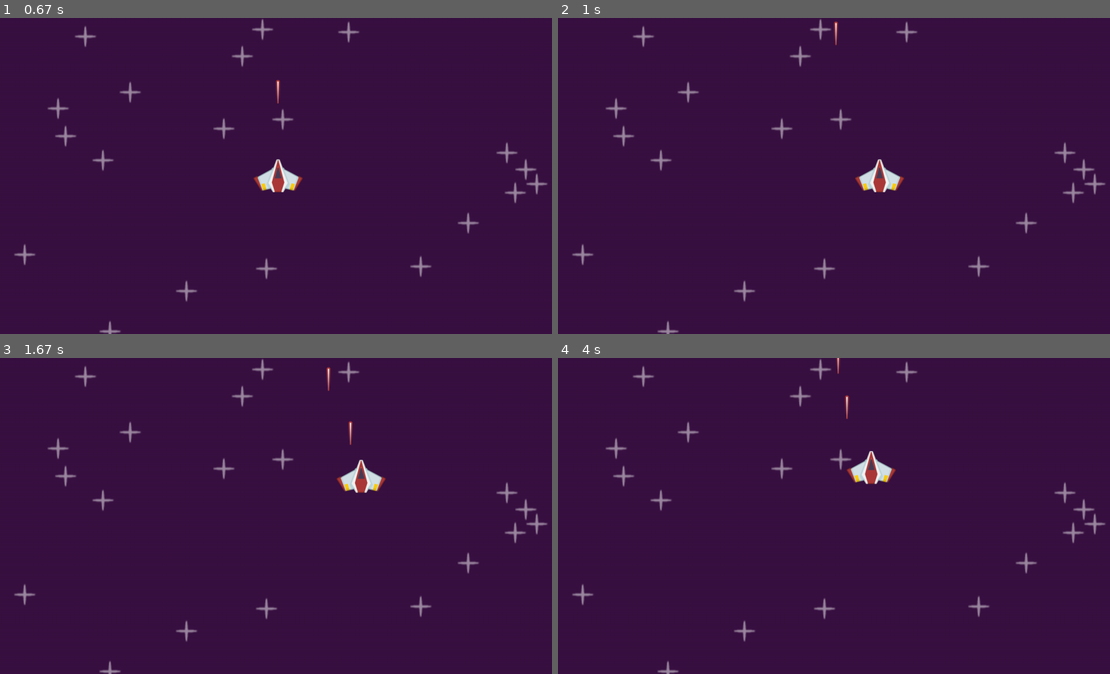
Above: before the commit, frames 1-4 (two rows, left to right).
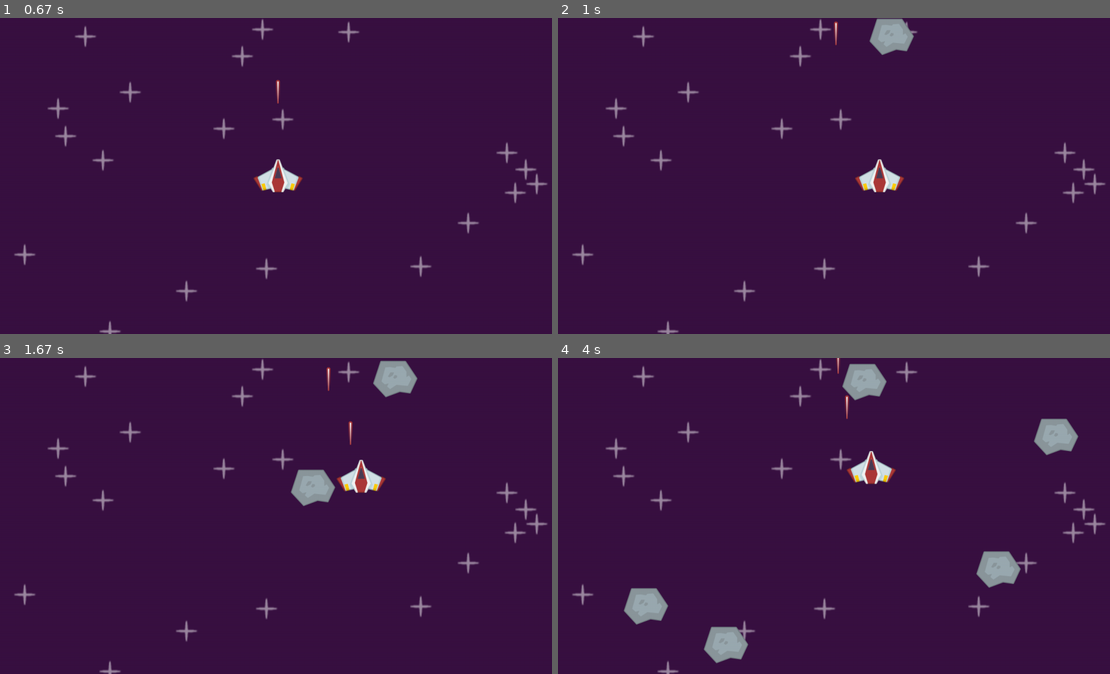
Above: after the commit, the same moments.

Repository: dominicamoak/space_shooter_pygame
Game: pygame game, started from code/main.py
The game is run twice, just before and just after one commit, with the same random seed, the same clock (stepped at 60 frames per second) and the same inputs.
Inputs:
- Up to frame 1 (0.67 s): tap Space at 0.33 s
- Up to frame 2 (1 s): hold Right from 0.67 s (still down); tap Space at 0.73 s
- Up to frame 3 (1.67 s): tap Space at 1.03, 1.23, 1.57 s; release Right at 1.13 s; hold Up 1.17-1.47 s; hold Right from 1.5 s (still down)
- Up to frame 4 (4 s): tap Space at 1.87, 2.07, 2.37, 2.63, 2.97, 3.27, 3.4, 3.8 s; release Right at 1.97 s; hold Left 2-2.53 s; hold Down 2.57-2.87 s; hold Left 2.9-3.3 s; hold Up 3.33-3.7 s; hold Right from 3.73 s (still down)

Frame 1 is identical in both runs. In frame 2, 0.7% of the frame differs, in the area x 56-65%, y 0-12%; in frame 3, 1.4%; in frame 4, 3.5%, in the area x 11-95%, y 1-97%.

Commit message:
Added Meteors and movement

Diff:
--- a/code/main.py
+++ b/code/main.py
@@ -60,6 +60,20 @@
             self.kill()
 
 
+class Meteor(pygame.sprite.Sprite):
+    def __init__(self, groups, surf, pos):
+        super().__init__(groups)
+        self.image = surf
+        self.rect = self.image.get_frect(center = pos)
+        self.start_time = pygame.time.get_ticks()
+        self.lifetime = 3500
+        self.direction = pygame.Vector2(random.uniform(-0.4, 0.4), 1)
+        self.speed = random.randint(250, 400)
+
+    def update(self, dt):
+        self.rect.center += self.direction * self.speed * dt
+        if pygame.time.get_ticks() - self.start_time >= self.lifetime:
+            self.kill()
 
 
 # GENERAL SETUP
@@ -72,28 +86,23 @@
 running = True
 clock = pygame.time.Clock()
 
-# Surface
-surf = pygame.Surface((100,300))
-surf.fill('yellow')
+# Surface Creations
+star_surf = pygame.image.load(join('images', 'star.png')).convert_alpha()
+laser_surf = pygame.image.load(join('images', 'laser.png')).convert_alpha()
+meteor_surf = pygame.image.load(join('images', 'meteor.png')).convert_alpha()
+
 
 # Sprite Instances
 all_sprites = pygame.sprite.Group()
-star_surf = pygame.image.load(join('images', 'star.png')).convert_alpha()
 for i in range(20):
     Star(all_sprites, star_surf)
-
-laser_surf = pygame.image.load(join('images', 'laser.png')).convert_alpha()
-
 player = Player(all_sprites)
-
-
-meteor_surf = pygame.image.load(join('images', 'meteor.png')).convert_alpha()
-meteor_rect = meteor_surf.get_frect(center = (window_width / 2, window_height / 2))
 
 
 # Custom Events - meteor event (Interval Timer)
 meteor_event = pygame.event.custom_type()
 pygame.time.set_timer(meteor_event, 500)
+
 
 # GAME FLOW
 while running:
@@ -104,8 +113,9 @@
     for event in pygame.event.get():
         if event.type == pygame.QUIT:
             running = False
-        # if event.type == meteor_event:
-        #     print('meteor event')
+        if event.type == meteor_event:
+            x, y = random.randint(0, window_width), random.randint(-200, -100)
+            Meteor(all_sprites, meteor_surf, (x, y))
 
     all_sprites.update(dt)
 
